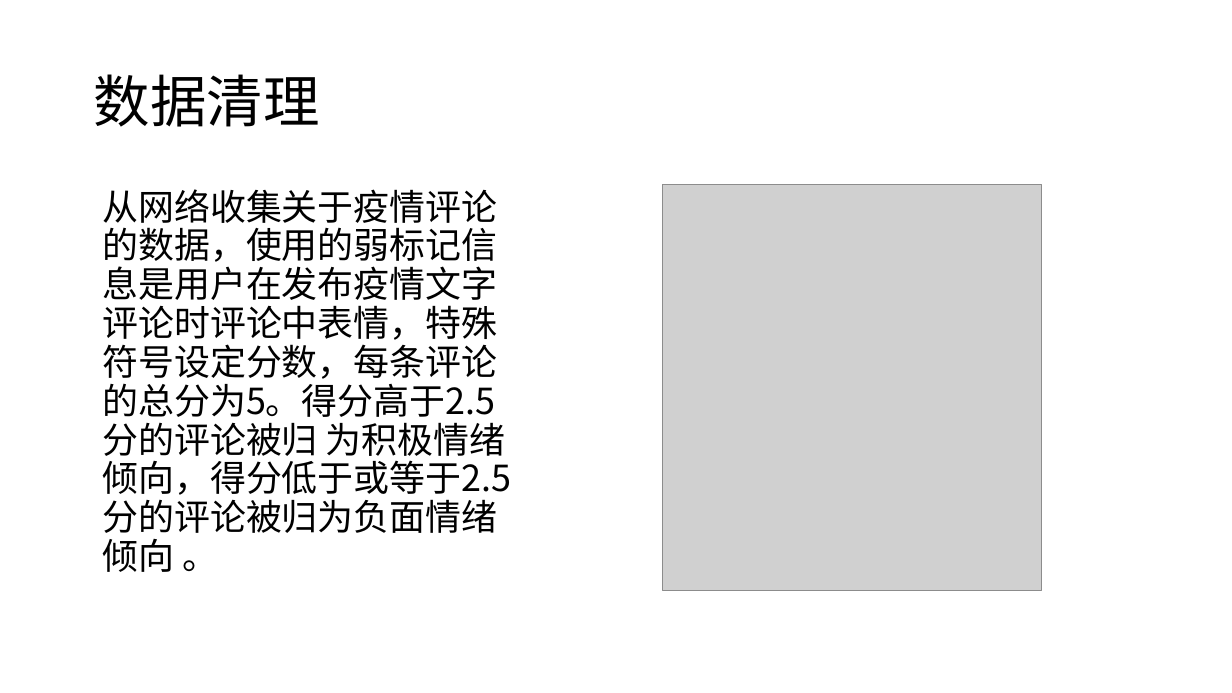
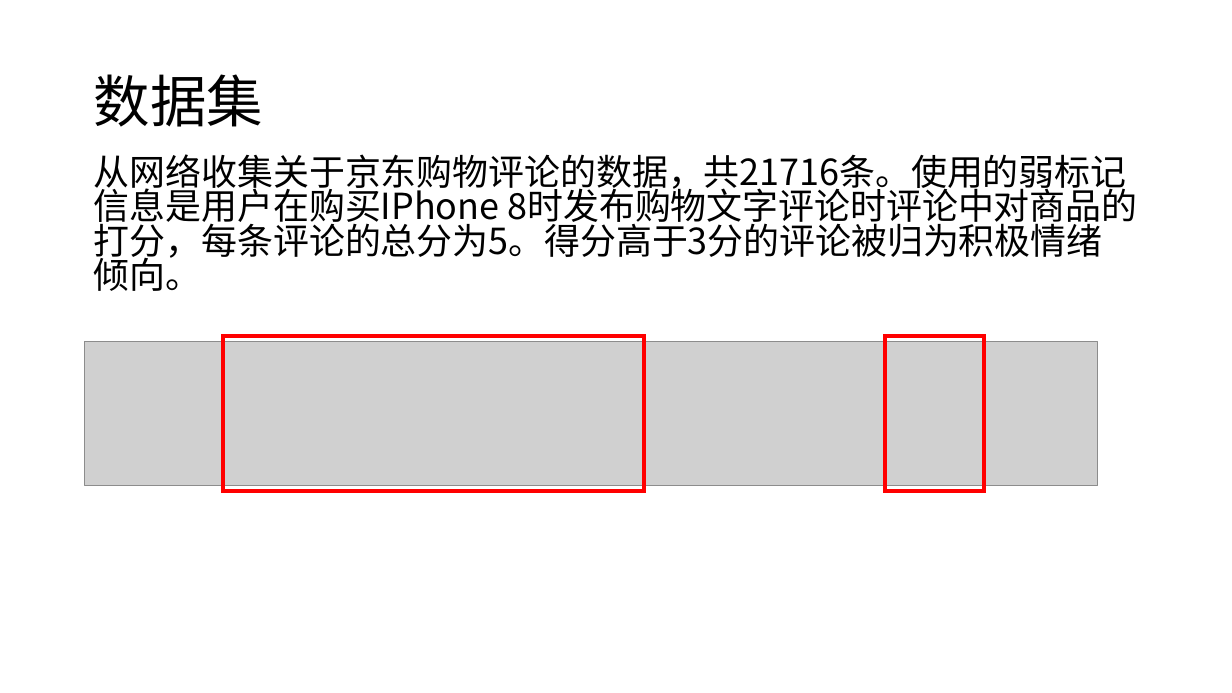
Before and after one commit to XinLin-cs/Dev_Note, a slide deck: slide 9 of COVID-19 Sentiment based on Weak Tagging Information/开题报告.pptx (slide 7 before the commit). Drawn at 1232x693 pixels with LibreOffice and Linux fonts; fonts in the diff are those of the drawing; grey boxes stand for pictures. Boxes give left, top, right and bottom in pixels: in the first picture for what was removed or moved away, otherwise in the second. Text is boxed around its words. In the diff, an @@ line names an element or a change of style, - is before the commit and + after.

```diff
--- a/COVID-19 Sentiment based on Weak Tagging Information/开题报告.pptx
+++ b/COVID-19 Sentiment based on Weak Tagging Information/开题报告.pptx
@@ title at bbox=[94, 74, 263, 127]: text changed @@
-数据清理
+数据集
@@ text at bbox=[94, 154, 1127, 291]: text changed @@
-从网络收集关于疫情评论的数据，使用的弱标记信息是用户在发布疫情文字评论时评论中表情，特殊符号设定分数，每条评论的总分为5。得分高于2.5分的评论被归 为积极情绪倾向，得分低于或等于2.5分的评论被归为负面情绪倾向 。
+从网络收集关于京东购物评论的数据，共21716条。使用的弱标记信息是用户在购买IPhone 8时发布购物文字评论时评论中对商品的打分，每条评论的总分为5。得分高于3分的评论被归为积极情绪倾向。
@@ picture removed at bbox=[663, 185, 1042, 591] @@
@@ picture added at bbox=[85, 342, 1098, 486] @@
@@ rectangle added at bbox=[223, 336, 644, 491], outline #FF0000 3 pt @@
@@ rectangle added at bbox=[885, 336, 984, 491], outline #FF0000 3 pt @@
```
Also in this commit, not shown: 11 other slides changed, 10 slides added, 3 slides removed.
